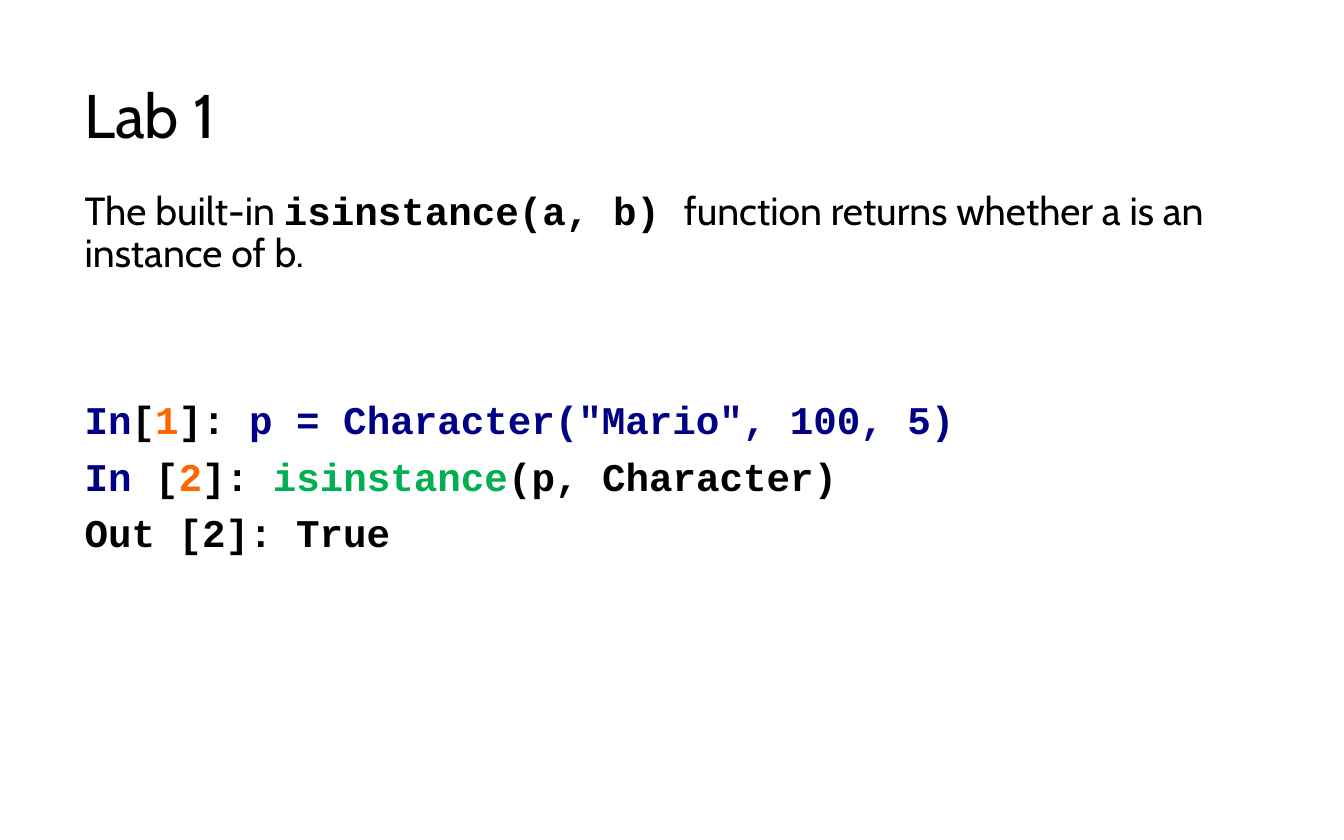
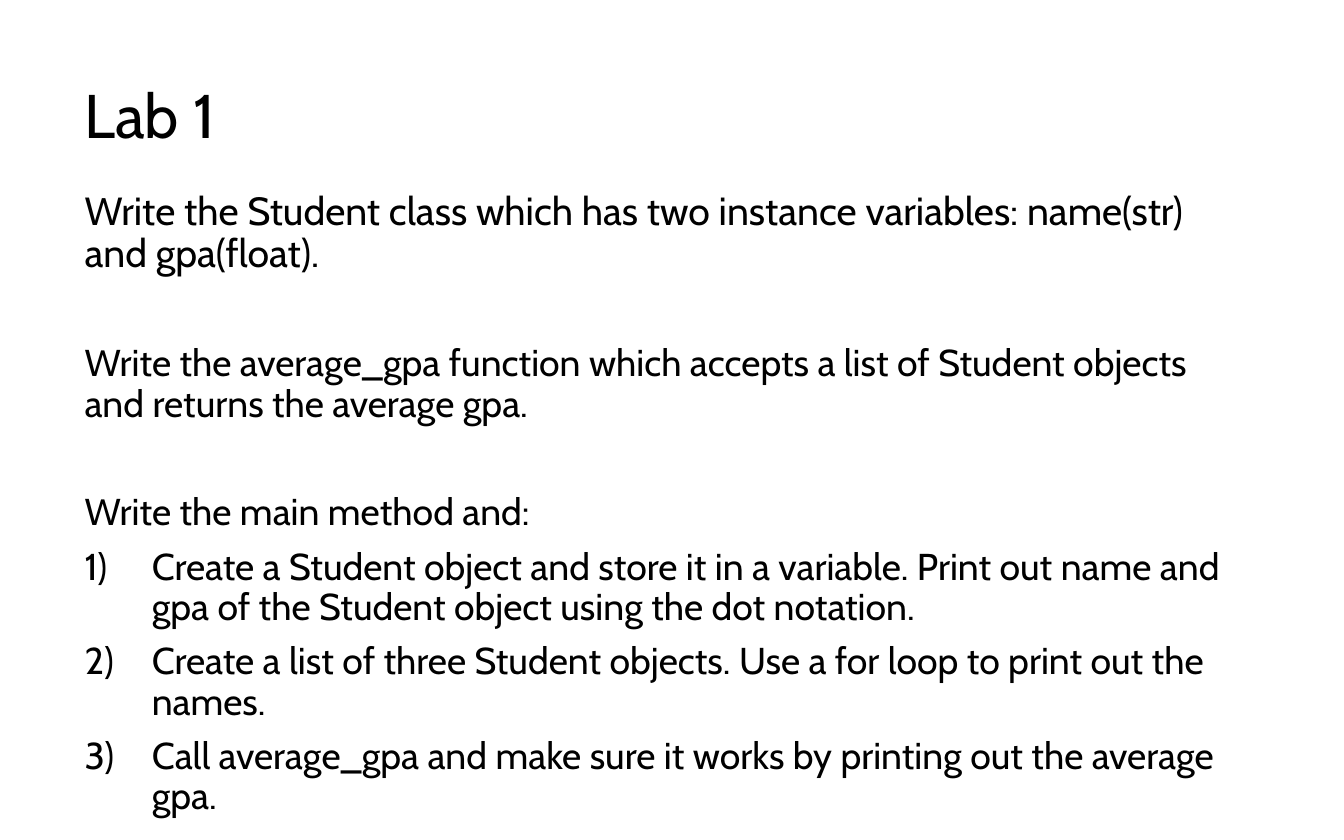
Before and after one commit to LongBaoNguyen/longbaonguyen.github.io, a slide deck: slide 30 of courses/apcsp/lect9.pptx (slide 25 before the commit). Drawn at 1344x840 pixels with LibreOffice and Linux fonts; fonts in the diff are those of the drawing. Boxes give left, top, right and bottom in pixels: in the first picture for what was removed or moved away, otherwise in the second. Text is boxed around its words. In the diff, an @@ line names an element or a change of style, - is before the commit and + after.

```diff
--- a/courses/apcsp/lect9.pptx
+++ b/courses/apcsp/lect9.pptx
@@ text at box(85, 195, 1220, 818): text changed; size 21 to 20 pt; font Courier New to Cabin; bold off @@
-The built-in isinstance(a, b) function returns whether a is an instance of b.
-In[1]: p = Character("Mario", 100, 5)
-In [2]: isinstance(p, Character)
-Out [2]: True
+Write the Student class which has two instance variables: name(str) and gpa(float).
+Write the average_gpa function which accepts a list of Student objects and returns the average gpa.
+Write the main method and:
+1) Create a Student object and store it in a variable. Print out name and gpa of the Student object using the dot notation.
+2) Create a list of three Student objects. Use a for loop to print out the names.
+3) Call average_gpa and make sure it works by printing out the average gpa.
```
Also in this commit, not shown: 4 other slides changed, 6 slides added, 6 other files.
